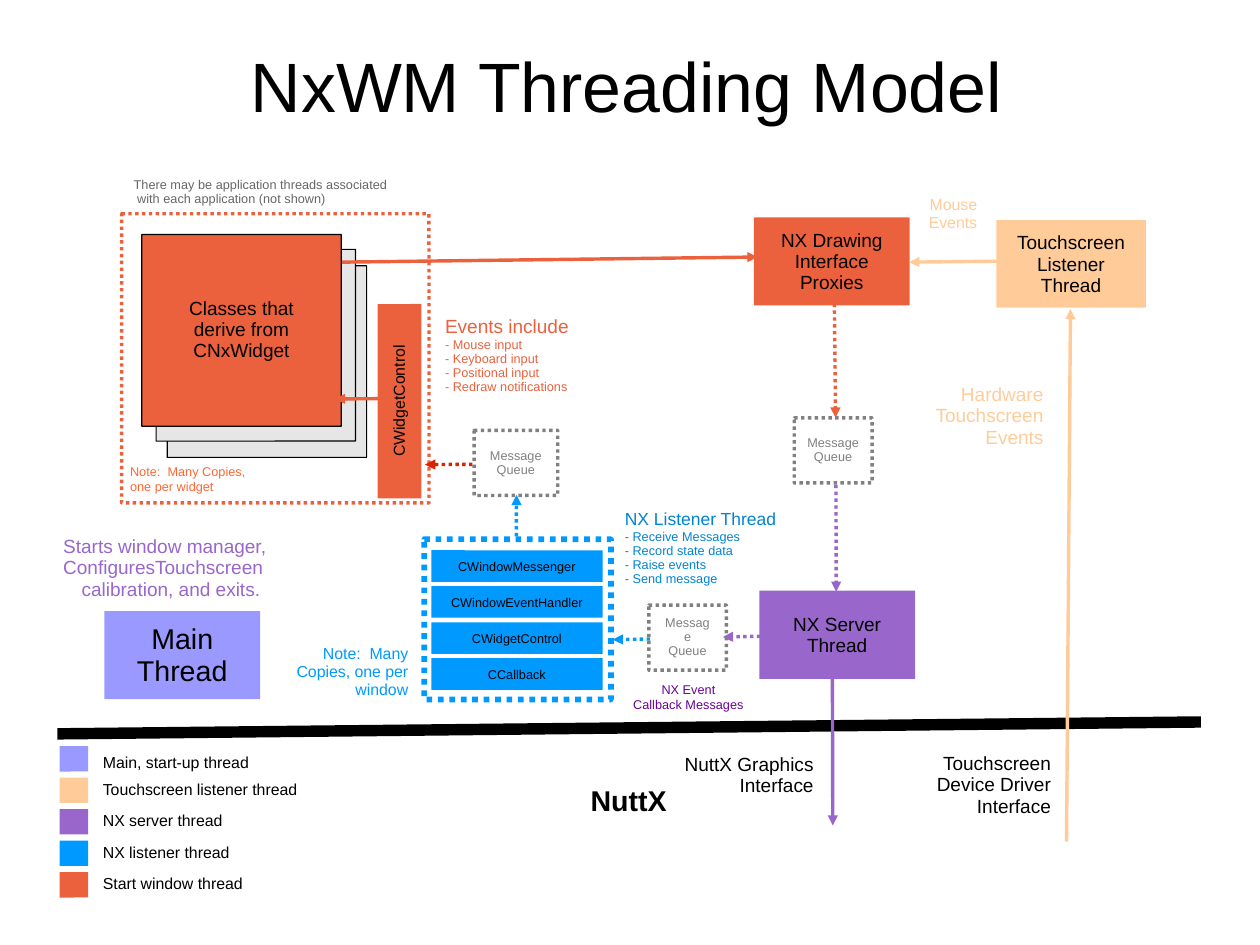
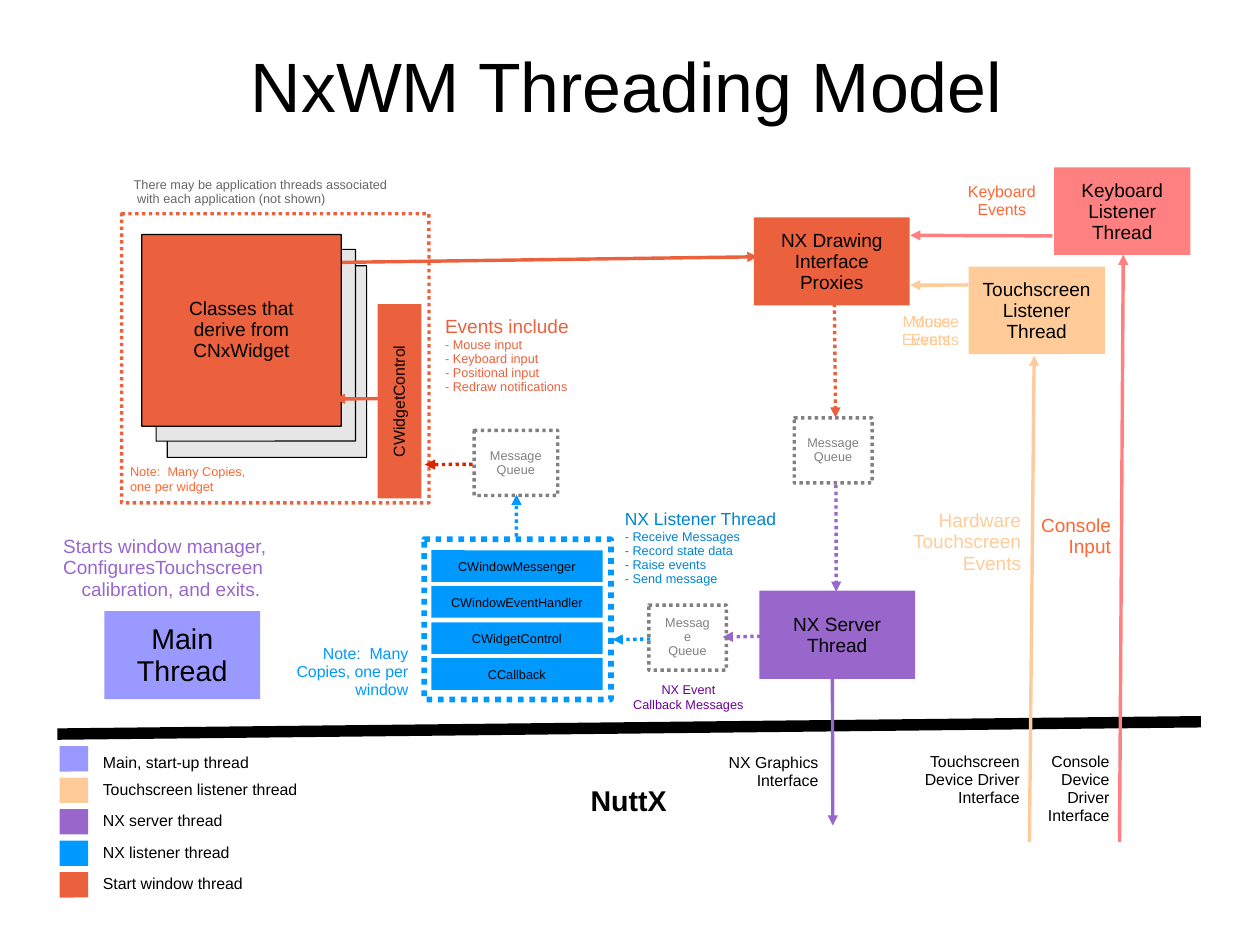
Before and after one commit to ifsc-gmlab/px4_v1.17, a slide deck: slide 1 of NxWidgets/nxwm/doc/NxWM-ThreadingModel.ppt. Drawn at 1260x945 pixels with LibreOffice and Linux fonts; fonts in the diff are those of the drawing. Boxes give left, top, right and bottom in pixels: in the first picture for what was removed or moved away, otherwise in the second. Text is boxed around its words. In the diff, an @@ line names an element or a change of style, - is before the commit and + after.

Commit message:
Add an NxWM console/keyboard thread and eliminate all issues with NxConsole window serial input

```diff
--- a/NxWidgets/nxwm/doc/NxWM-ThreadingModel.ppt
+++ b/NxWidgets/nxwm/doc/NxWM-ThreadingModel.ppt
@@ rounded rectangle added at bbox=[1054, 168, 1190, 256], fill #FF8080, 12 pt, text #000000 @@
+Keyboard
+Listener
+Thread
@@ text added at bbox=[968, 185, 1036, 215], 10 pt, text #FF6633 @@
+Keyboard
+Events
@@ arrow added from (1053, 236) to (910, 236), #FF8080 2.15 pt @@
@@ rounded rectangle "Touchscreen": place and size @@
-rounded rectangle "Touchscreen" at bbox=[997, 221, 1147, 309]
+rounded rectangle "Touchscreen" at bbox=[970, 266, 1106, 354]
@@ arrow added from (1121, 843) to (1124, 255), #FF8080 2.15 pt @@
@@ arrow moved from (1004, 261) - (909, 262) to (968, 285) - (910, 285) @@
@@ text "Mouse" rewrapped from bbox=[929, 199, 978, 228] to bbox=[902, 316, 960, 345] @@
@@ text added at bbox=[903, 316, 959, 345], 10 pt, text #FFCC99 @@
+Mouse
+Events
@@ arrow moved from (1067, 842) - (1071, 309) to (1030, 843) - (1035, 356) @@
@@ text "Hardware": place and size @@
-text "Hardware" at bbox=[936, 387, 1044, 444]
+text "Hardware" at bbox=[913, 513, 1021, 570]
@@ text added at bbox=[1041, 518, 1111, 557], 12 pt, text #FF6633 @@
+Console
+Input
@@ text "Touchscreen": place and size @@
-text "Touchscreen" at bbox=[937, 756, 1051, 814]
+text "Touchscreen" at bbox=[925, 755, 1020, 803]
@@ text "Touchscreen" at bbox=[925, 755, 1020, 803]: size 12 to 10 pt @@
@@ text at bbox=[729, 756, 818, 772]: text changed; size 12 to 10 pt @@
-NuttX Graphics
+NX Graphics
@@ text at bbox=[757, 774, 819, 786]: size 12 to 10 pt in "Interface" @@
@@ text added at bbox=[1048, 755, 1110, 821], 10 pt, text #000000 @@
+Console
+Device
+Driver
+Interface
```
Also in this commit, not shown: 13 other files.
